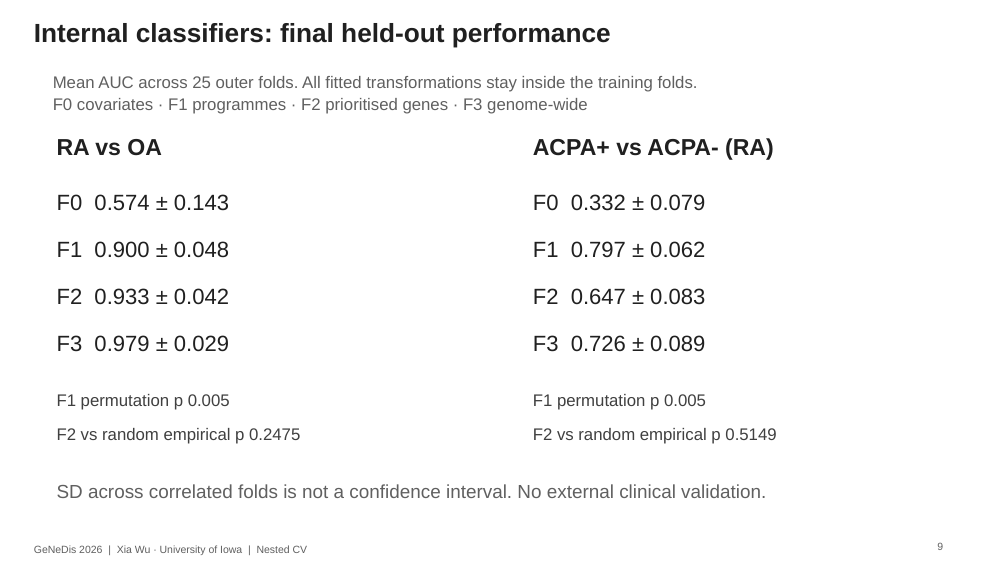
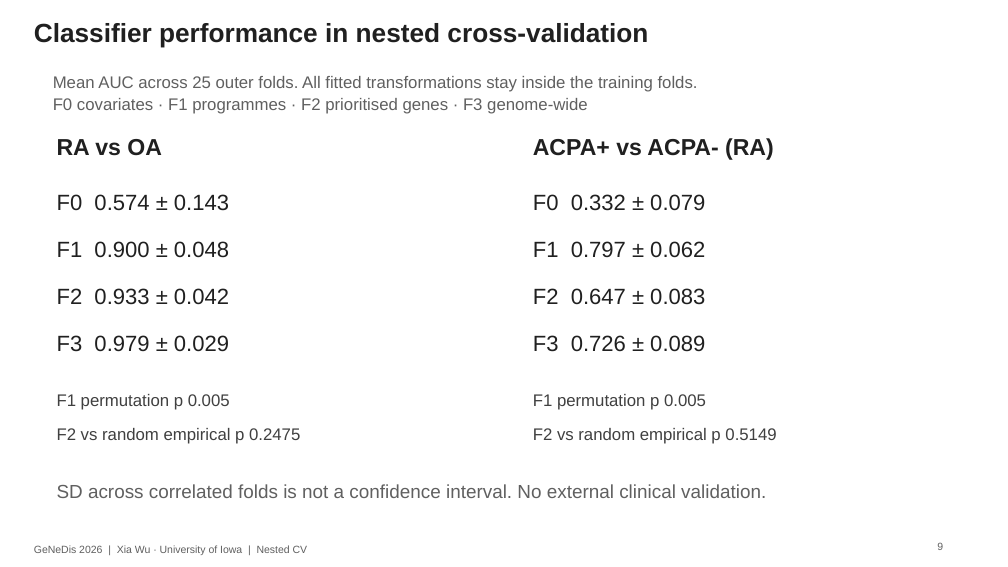
Before and after one commit to candicewu0515/genedis2026-ra-multiomics, a slide deck: slide 9 of presentation/GeNeDis2026_RA_results.pptx. Drawn at 1008x567 pixels with LibreOffice and Linux fonts; fonts in the diff are those of the drawing. Boxes give left, top, right and bottom in pixels: in the first picture for what was removed or moved away, otherwise in the second. Text is boxed around its words. In the diff, an @@ line names an element or a change of style, - is before the commit and + after.

```diff
--- a/presentation/GeNeDis2026_RA_results.pptx
+++ b/presentation/GeNeDis2026_RA_results.pptx
@@ text at (x1=34, y1=23, x2=648, y2=47): text changed @@
-Internal classifiers: final held-out performance
+Classifier performance in nested cross-validation
```
Also in this commit, not shown: 6 other slides changed, 13 other files.
